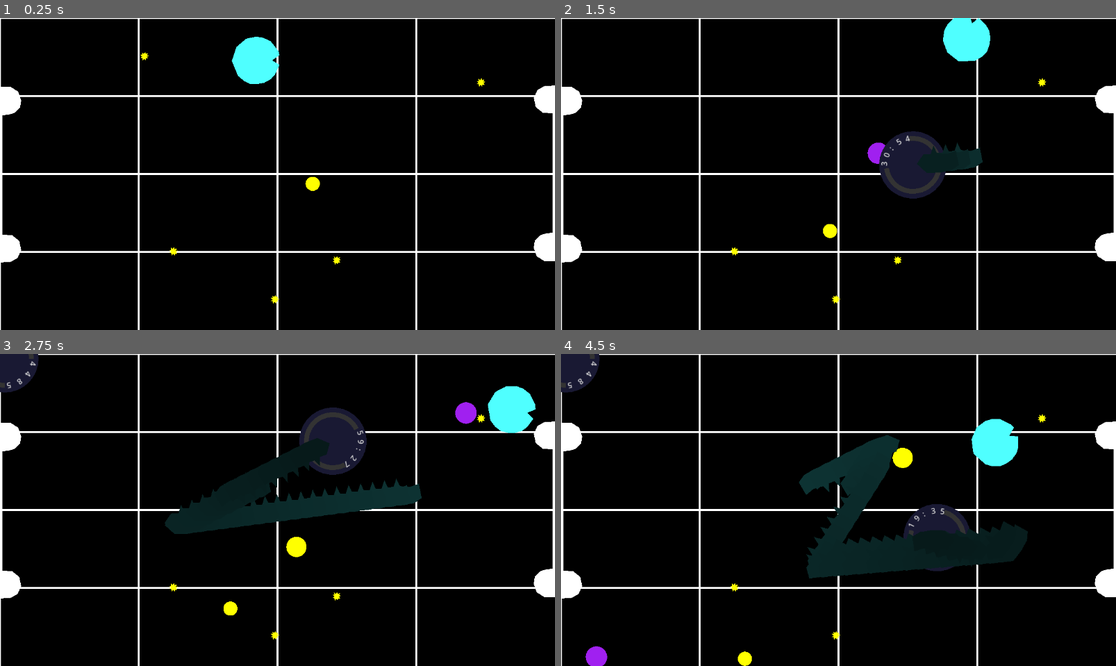
Above: before the commit, frames 1-4 (two rows, left to right).
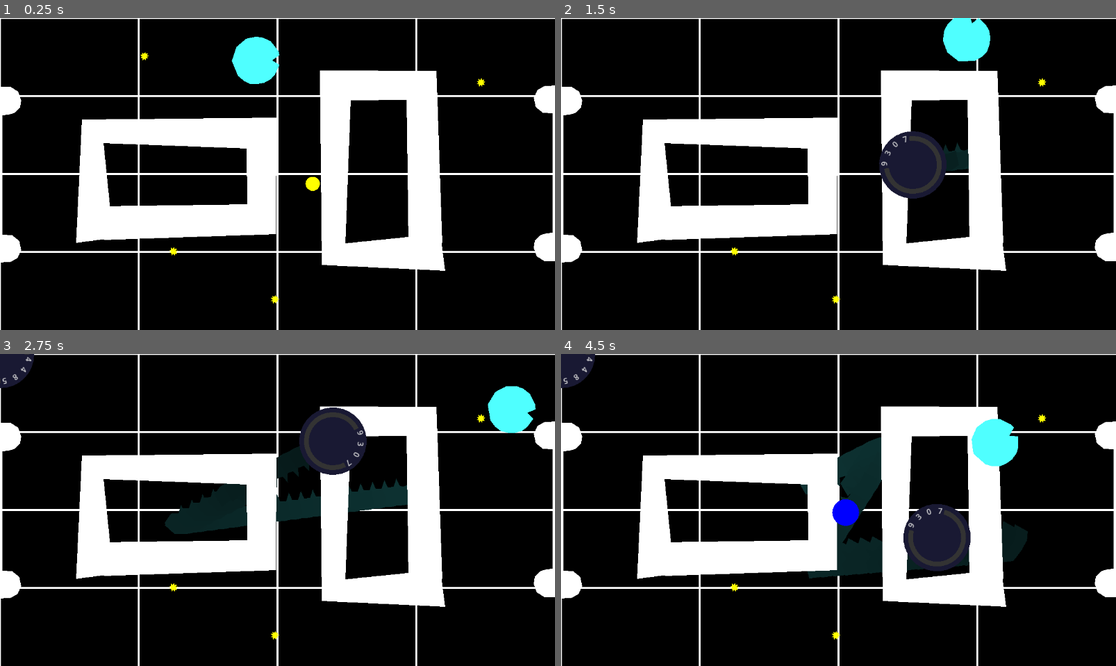
Above: after the commit, the same moments.

Repository: nuitsdesbassins2025/display-engine
Game: Godot game, scene res://Scenes/dogeball.tscn
Same seed, same stepped clock (60 frames per second), same inputs: the game is played once before the commit and once after it.
Inputs (mouse positions are in pixels of both pictures, inside the frame that each line leads up to):
- Up to frame 1 (0.25 s): no input
- Up to frame 2 (1.5 s): tap Enter at 0.5 s; move the mouse to (960, 158) at 0.52 s; hold D 0.53-1.28 s; tap E at 0.6, 1.35 s; click (960, 158) at 0.67 s; move the mouse to (727, 189) at 1.27 s; hold S from 1.28 s (still down); click (727, 189) at 1.42 s
- Up to frame 3 (2.75 s): move the mouse to (333, 441) at 2.02 s; release S at 2.03 s; hold D from 2.03 s (still down); tap Z at 2.1 s; click (333, 441) at 2.17 s; tap E at 2.3 s
- Up to frame 4 (4.5 s): move the mouse to (810, 572) at 2.77 s; tap R at 2.85 s; click (810, 572) at 2.92 s; tap E at 3.05, 3.8 s; move the mouse to (1005, 556) at 3.52 s; release D at 3.53 s; hold A from 3.53 s (still down); tap T at 3.6 s; click (1005, 556) at 3.67 s; move the mouse to (672, 463) at 4.27 s; tap F at 4.35 s; click (672, 463) at 4.42 s

The runs differ from the first frame. In frame 1, 17% of the frame differs, in the area x 13-81%, y 16-82%; in frame 2, 17%; in frame 3, 17%; in frame 4, 18%, in the area x 0-81%, y 0-100%.
Error before the commit: Invalid call. Nonexistent function 'get_segment_count' in base 'Node2D (SnakeTrail)'. (res://entities/player/player.gd:163)
Error after the commit: Invalid call. Nonexistent function 'get_segment_count' in base 'Node2D (SnakeTrail)'. (res://entities/player/player.gd:165)

Commit message:
plein de trucs
le score, les couches, les explosions, le contrôle admin etc...

Diff:
--- a/Scenes/dessin.gd
+++ b/Scenes/dessin.gd
@@ -116,7 +116,8 @@
 		return
 
 	# Ajouter le point à la ligne existante
-	add_point_to_line(client_id, current_position, current_time)
+	if client_data.main_line :
+		add_point_to_line(client_id, current_position, current_time)
 
 func start_new_line(client_id: String, position: Vector2, timestamp: int, color_hex: String, neon: bool):
 	# Créer une nouvelle ligne continue avec effet néon
@@ -126,6 +127,7 @@
 	main_line.antialiased = true
 	main_line.z_index = 11
 	main_line.add_point(position)
+	main_line.add_to_group("drawings")
 
 	var glow_lines = []
 	if neon :
@@ -172,6 +174,9 @@
 
 	var points_to_remove = 0
 
+	if not client_data.main_line :
+		return
+
 	# Compter combien de points doivent disparaître (âgés de plus de 2 secondes)
 	for i in range(client_data.segment_timestamps.size()):
 		if current_time - client_data.segment_timestamps[i] > SEGMENT_FADE_DELAY * 1000:
@@ -248,6 +253,9 @@
 
 	var client_data = client_trace_data[client_id]
 
+	if not client_data.main_line :
+		return
+
 	# Faire disparaître tous les segments restants
 	if client_data.main_line.get_point_count() > 0:
 		# Créer des copies pour l'animation de fondu final
--- a/Scenes/dogeball.gd
+++ b/Scenes/dogeball.gd
@@ -62,7 +62,20 @@
 			toogle_grid()
 		"set_player_scale":
 			set_player_scale(settings.datas)
-
+		"clear_balls":
+			clear_all_balls()
+		"clear_drawings":
+			clear_all_drawings()
+		"toogle_player_text":
+			toogle_player_text()
+
+
+func toogle_player_text():
+	for player_key in players:
+		var player = players[player_key]
+
+		player.debug_position = !player.debug_position
+		player._update_appearance()
 
 
 func set_player_scale(settings):
@@ -123,7 +136,7 @@
 	# print("ID : ", id, " spawned at : ", target_position)
 	# Vérifie si le joueur existe déjà
 
-
+	target_position = target_position/10
 
 	if players.has(id):
 		#print("on déplace l'id : ",id)
@@ -264,10 +277,10 @@
 	var viewport_size = get_viewport().get_visible_rect().size
 
 	# Mapper X entre 0 et 100
-	var mapped_x = (mouse_pos.x / viewport_size.x) * 100
+	var mapped_x = (mouse_pos.x / viewport_size.x) * 1000
 
 	# Mapper Y entre 0 et 100
-	var mapped_y = (mouse_pos.y / viewport_size.y) * 100
+	var mapped_y = (mouse_pos.y / viewport_size.y) * 1000
 	_on_move_player("click_player",Vector2(mapped_x,mapped_y))
 
 
@@ -314,6 +327,21 @@
 	else :
 		print("player non trouvé")
 
+func clear_all_balls():
+	# Récupérer toutes les balles du groupe "balls"
+	var balls = get_tree().get_nodes_in_group("mini_balls")
+
+	for ball in balls:
+		ball.queue_free()
+
+	print("Supprimé ", balls.size(), " balles")
+
+func clear_all_drawings():
+	var drawings = get_tree().get_nodes_in_group("drawings")
+
+	for drawing in drawings:
+		drawing.queue_free()
+
 func _input(event):
 	if event is InputEventMouseButton and event.pressed and event.button_index == MOUSE_BUTTON_LEFT :
 		move_player_to_click()
@@ -332,6 +360,8 @@
 				_on_move_player("player150",Vector2(10,10))
 				pass
 			KEY_E:
+				clear_all_balls()
+				clear_all_drawings()
 				pass
 			KEY_R:
 				pass
--- a/Scenes/dogeball.tscn
+++ b/Scenes/dogeball.tscn
@@ -25,6 +25,8 @@
 grid_color = Color(1, 1, 1, 1)
 background_color = Color(0, 0, 0, 1)
 
+[node name="Dessin" parent="." instance=ExtResource("10_n73id")]
+
 [node name="Polygon2D" type="Polygon2D" parent="."]
 visible = false
 position = Vector2(364, 18)
@@ -42,7 +44,7 @@
 
 [node name="BonusSpawner" parent="." instance=ExtResource("6_el1um")]
 
-[node name="BallSpawner" parent="." instance=ExtResource("7_w2aae")]
+[node name="BallSpawner" parent="." groups=["mini balls"] instance=ExtResource("7_w2aae")]
 position = Vector2(632, 310)
 max_balls = 3
 
@@ -56,5 +58,3 @@
 
 [node name="DodgeBut2" parent="." instance=ExtResource("8_hvv0g")]
 position_cote = 1
-
-[node name="Dessin" parent="." instance=ExtResource("10_n73id")]
--- a/entities/balle/balle.gd
+++ b/entities/balle/balle.gd
@@ -29,6 +29,8 @@
 		_set_random_velocity()
 	original_collision_mask = collision_mask
 	original_collision_layer = collision_layer
+
+	z_index = 100
 
 func _set_random_velocity():
 	var speed = randf_range(min_speed, max_speed)
--- a/entities/but/dodge_but.gd
+++ b/entities/but/dodge_but.gd
@@ -8,9 +8,24 @@
 
 @export var score: int = 0
 
+var score_display_nodes: Array = []
+
 
 func _ready():
 	positionner_selon_cote()
+	score_display_nodes = [
+
+		$"Scores/0",
+		$"Scores/1",
+		$"Scores/2",
+		$"Scores/3",
+		$"Scores/4",
+		$"Scores/5",
+		$"Scores/6",
+		$"Scores/7",
+		$"Scores/8",
+		$"Scores/9"
+	]
 
 func _on_body_entered(body: Node2D) -> void:
 	if body.is_in_group("big_balls"):
@@ -29,10 +44,25 @@
 		"but_score":score
 	}
 	$BallSpawner.ball_explosion( 80, 1000.0)
+	update_score_display()
+	#$Scores
+	#$"Scores/0" Polygon2D
+	#$"Scores/1"
+	#...
 
 	var my_data = {"event_type": "but", "event_datas": event_data}
 	NetworkManager.transfer_datas("evenement", my_data)
 	#NetworkPlayer.handle_event(event_data)
+
+func update_score_display():
+	# Masquer tous les chiffres d'abord
+	for node in score_display_nodes:
+		node.visible = false
+
+	# Afficher seulement le chiffre correspondant au score
+	if score < score_display_nodes.size():
+		score_display_nodes[score].visible = true
+
 
 func positionner_selon_cote():
 	var viewport_size = get_viewport_rect().size
@@ -45,12 +75,17 @@
 		1:  # Droite
 			position = Vector2(viewport_size.x - marge - object_size.x / 2, viewport_size.y / 2)
 			rotation_degrees = 180
+			$Scores.rotation_degrees = 180
 		2:  # Haut
 			position = Vector2(viewport_size.x / 2, marge + object_size.y / 2)
 			rotation_degrees = 270
+			$Scores.rotation_degrees = 270
 		3:  # Bas
 			position = Vector2(viewport_size.x / 2, viewport_size.y - marge - object_size.y / 2)
 			rotation_degrees = 90
+			$Scores.rotation_degrees = 90
+
+
 
 func calculer_taille_objet() -> Vector2:
 	# Essaye de trouver la taille via différents composants
--- a/entities/but/dodge_but.tscn
+++ b/entities/but/dodge_but.tscn
@@ -74,4 +74,49 @@
 position = Vector2(-20.5, -420)
 shape = SubResource("RectangleShape2D_5j5ho")
 
+[node name="Scores" type="Node2D" parent="."]
+z_index = 20
+position = Vector2(360, 6)
+rotation = 1.57079
+
+[node name="0" type="Polygon2D" parent="Scores"]
+polygon = PackedVector2Array(-123, -209, -119, 195, 137, 207, 127, 130, -70, 150, -59, -147, 57, -148, 61, 151, 131, 149, 119, -208)
+
+[node name="1" type="Polygon2D" parent="Scores"]
+visible = false
+position = Vector2(-2, 0)
+polygon = PackedVector2Array(72, 211, 48, -205, 120, -205, 139, 212)
+
+[node name="2" type="Polygon2D" parent="Scores"]
+visible = false
+polygon = PackedVector2Array(-115, -154, -115, -197, 118, -196, 116, 22, -64, 22, -70, 165, 130, 163, 127, 204, -109, 206, -104, -15, 83, -19, 83, -153)
+
+[node name="3" type="Polygon2D" parent="Scores"]
+visible = false
+polygon = PackedVector2Array(-114, -154, -115, -196, 117, -194, 125, 203, -111, 206, -110, 165, 88, 160, 80, 23, -103, 21, -101, -22, 81, -24, 81, -156)
+
+[node name="4" type="Polygon2D" parent="Scores"]
+visible = false
+polygon = PackedVector2Array(-114, -195, -106, 22, 71, 22, 78, 201, 129, 200, 120, -195, 76, -196, 78, -22, -64, -26, -62, -196)
+
+[node name="5" type="Polygon2D" parent="Scores"]
+visible = false
+polygon = PackedVector2Array(116, -200, -117, -196, -104, 17, 68, 21, 73, 153, -109, 156, -112, 200, 125, 206, 126, -22, -65, -27, -66, -154, 120, -150)
+
+[node name="6" type="Polygon2D" parent="Scores"]
+visible = false
+polygon = PackedVector2Array(-115, -198, -114, 202, 132, 205, 123, -28, -92, -25, -88, 15, 68, 23, 75, 158, -73, 158, -67, -12, -66, -164, 125, -151, 113, -202)
+
+[node name="7" type="Polygon2D" parent="Scores"]
+visible = false
+polygon = PackedVector2Array(-121, -204, 119, -204, 132, 206, 70, 206, 76, -148, -118, -151)
+
+[node name="8" type="Polygon2D" parent="Scores"]
+visible = false
+polygon = PackedVector2Array(-121, -203, -113, 200, 134, 205, 129, 142, -71, 156, -65, 19, 64, 25, 71, 153, 129, 167, 125, -31, -61, -30, -59, -152, 67, -147, 71, -24, 125, -23, 118, -203)
+
+[node name="9" type="Polygon2D" parent="Scores"]
+visible = false
+polygon = PackedVector2Array(-126, -210, -118, 19, 58, 26, 64, 143, -113, 156, -115, 199, 133, 202, 123, -38, -57, -31, -56, -153, 64, -146, 73, -31, 127, -27, 118, -204)
+
 [connection signal="body_entered" from="." to="." method="_on_body_entered"]
--- a/entities/mini ball/mini_ball.gd
+++ b/entities/mini ball/mini_ball.gd
@@ -15,8 +15,10 @@
 
 func _ready():
 	randomize_ball()
+	z_index = 50
 	if lifetime > 0:
 		start_lifetime_timer()
+
 
 func start_lifetime_timer():
 	# Démarrer un timer pour la durée de vie
--- a/entities/player/player.gd
+++ b/entities/player/player.gd
@@ -63,6 +63,7 @@
 @export_category("Movement")
 @export var move_speed: float = 400.0
 
+@export var debug_position = false
 
 var base_color: Color = Color(0.2, 0.2, 0.2)
 
@@ -101,6 +102,7 @@
 	_setup_inactivity_timer()
 	_setup_actions_map()
 	_initialize_snake_mode()
+	z_index = 40
 
 func _setup_player():
 	health = max_health
@@ -164,10 +166,23 @@
 
 	return infos
 
+func set_display_text(text:String):
+	$TruckatedCircle.display_text = text
+	_update_appearance()
+
+
+
 func move_to_position(target_position: Vector2):
-	var position_txt = str(int(target_position.x)) + ":"+str(int(target_position.y))
-	$TruckatedCircle.display_text = position_txt
-	_update_appearance()
+
+	if debug_position:
+		var position_txt = str(int(target_position.x)) + ":"+str(int(target_position.y))
+		set_display_text(position_txt)
+	else :
+		if pseudo :
+			set_display_text(pseudo)
+		else :
+			set_display_text(player_key)
+
 
 	"""Déplace le joueur vers une position cible"""
 	var actual_position = Vector2(
@@ -276,7 +291,8 @@
 	print("Player ID set to: ", player_id)
 
 func _update_player_key():
-	$TruckatedCircle.display_text = player_key
+
+	set_display_text(player_key)
 	print("Player key set to: ", player_key)
 
 
@@ -288,6 +304,7 @@
 	$TruckatedCircle.outer_radius = player_size
 	$TruckatedCircle.inner_radius = player_size - circle_thickness
 	$player_collision_shape.shape.radius = player_size
+
 	$TruckatedCircle.queue_redraw()
 
 
@@ -304,9 +321,8 @@
 func _register_pseudo():
 	print("on met à jour le texte player")
 	print(pseudo)
-	$TruckatedCircle.display_text = pseudo
-	_update_appearance()
-	#$TruckatedCircle.queue_redraw()
+	set_display_text(pseudo)
+
 
 func _register_color():
 	print("on met à jour la couleur player")
@@ -316,7 +332,8 @@
 	#$TruckatedCircle.queue_redraw()
 
 func unregister():
-	$TruckatedCircle.display_text = player_key
+
+	set_display_text(player_key)
 	$TruckatedCircle.ring_color = base_color
 	client_id = ""
 	_update_appearance()
--- a/main/network_manager.gd
+++ b/main/network_manager.gd
@@ -158,7 +158,7 @@
 func _process(delta):
 	pass
 #	process_websocket()
-	#process_interpolation()
+
 	#process_actions()
 
 ## Initialisation de la connexion WebSocket
@@ -291,31 +291,6 @@
 
 	emit_signal("action_received", player_id, action, timestamp)
 
-## Interpolation des positions
-func process_interpolation():
-	var current_time = Time.get_ticks_msec()
-
-	for player_id in interpolation_buffers:
-		var buffer = interpolation_buffers[player_id]
-		if buffer.size() < 2:
-			continue
-
-		# Points d'interpolation
-		var from_point = buffer[-2]
-		var to_point = buffer[-1]
-
-		# Calcul du ratio
-		var total_time = float(to_point.timestamp - from_point.timestamp)
-		var elapsed_time = current_time - from_point.timestamp
-
-		var ratio = clamp(elapsed_time / total_time, 0.0, 1.0)
-
-		# Interpolation
-		var interpolated_pos = from_point.position.lerp(to_point.position, ratio)
-
-		# Mise à jour du joueur
-		if players.has(player_id) and is_instance_valid(players[player_id].node):
-			players[player_id].node.target_position = interpolated_pos
 
 ## Traitement des actions en buffer
 func process_actions():
--- a/project.godot
+++ b/project.godot
@@ -22,6 +22,8 @@
 
 [display]
 
+window/size/mode=3
+window/size/initial_position_type=4
 window/size/borderless=true
 
 [dotnet]
@@ -36,6 +38,7 @@
 
 big_balls="Les balles de jeux"
 poteaux=""
+mini_balls=""
 
 [layer_names]
 
